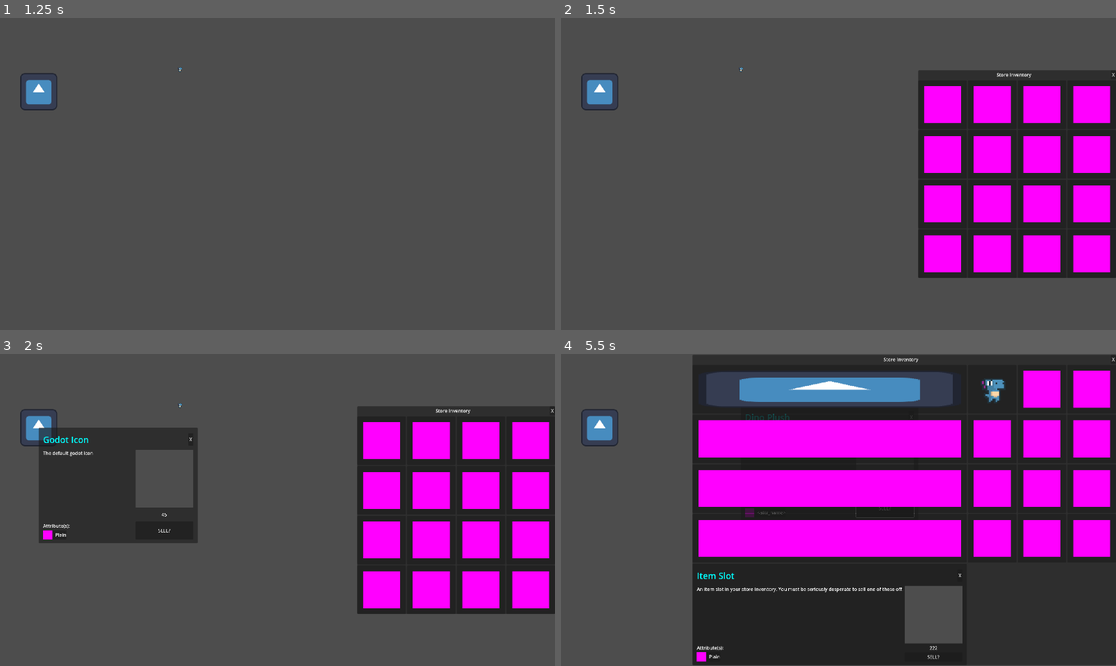
Above: before the commit, frames 1-4 (two rows, left to right).
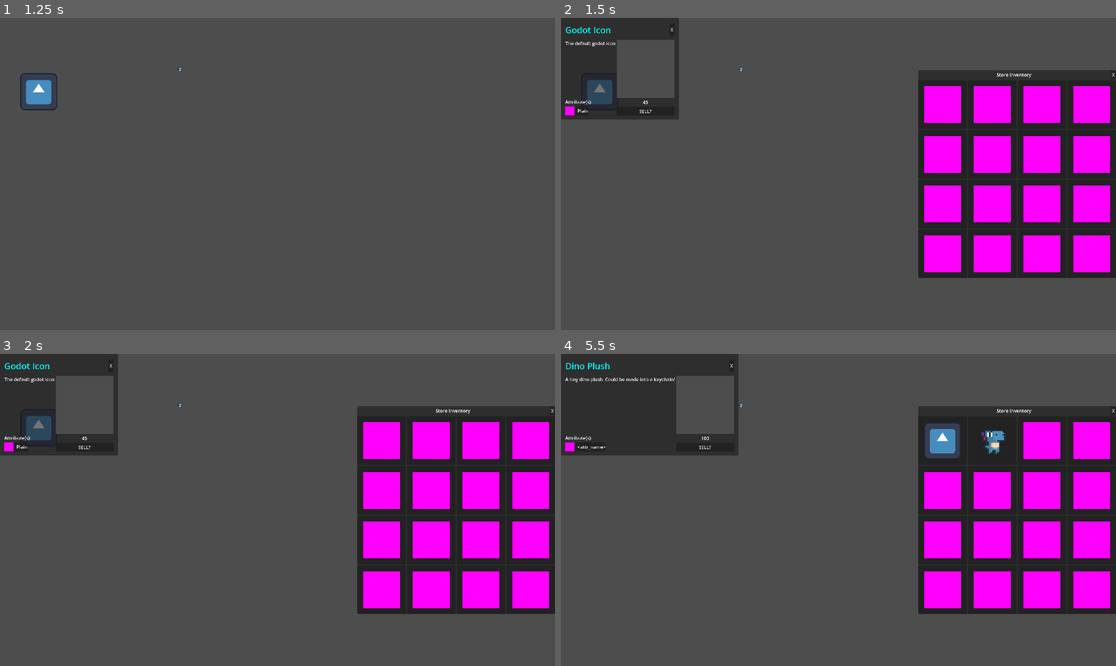
Above: after the commit, the same moments.

Repository: cmdcstudios/SSJ-June-2024
Game: Godot game, scene res://Scenes/main_game.tscn
Same seed, same stepped clock (60 frames per second), same inputs: the game is played once before the commit and once after it. The engine's default icon, where the game draws it, is replaced by a stand-in: a white triangle on a blue panel in a dark square.
Inputs (mouse positions are in pixels of both pictures, inside the frame that each line leads up to):
- Up to frame 1 (1.25 s): click "X" at 0.5 s
- Up to frame 2 (1.5 s): tap Enter at 1.25 s; move the mouse to (599, 92) at 1.27 s; hold Up (ui_up) from 1.28 s (still down); click (599, 92) at 1.42 s
- Up to frame 3 (2 s): keep holding Up (ui_up)
- Up to frame 4 (5.5 s): release Up (ui_up) at 2 s; click "SELL?" at 2 s; tap Space at 2.75, 4.25 s; move the mouse to (738, 403) at 2.77 s; hold Down (ui_down) 2.78-3.53 s; click (738, 403) at 2.92 s; tap Enter at 3.5, 5 s; move the mouse to (894, 441) at 3.52 s; hold Up (ui_up) 3.53-5.03 s; click (894, 441) at 3.67 s; move the mouse to (810, 572) at 4.27 s; click (810, 572) at 4.42 s; move the mouse to (1005, 556) at 5.02 s; hold Down (ui_down) from 5.03 s (still down); click (1005, 556) at 5.17 s

Frame 1 is identical in both runs. In frame 2, 4.8% of the frame differs, in the area x 0-22%, y 0-33%; in frame 3, 12%; in frame 4, 61%, in the area x 0-100%, y 0-100%.

Commit message:
add selling off item slot functionality

Diff:
--- /dev/null
+++ b/Scenes/debug_room.tscn
@@ -0,0 +1,43 @@
+[gd_scene load_steps=7 format=3 uid="uid://dic11a2josur2"]
+
+[ext_resource type="PackedScene" uid="uid://c7hs5wie2t40n" path="res://Scenes/item_pickup.tscn" id="1_bc2ik"]
+[ext_resource type="Resource" uid="uid://cvkb0ni4lmkq" path="res://Data/Items/dino_plush.tres" id="2_p27rx"]
+[ext_resource type="Script" path="res://Scripts/Classes/Player.gd" id="3_vcf3y"]
+[ext_resource type="Script" path="res://Scripts/ui_root.gd" id="4_romrm"]
+[ext_resource type="PackedScene" uid="uid://cdxvq8fhepfty" path="res://Scenes/inventory_dialog.tscn" id="5_dlv27"]
+
+[sub_resource type="CircleShape2D" id="CircleShape2D_w5ke0"]
+
+[node name="MainGame" type="Node3D"]
+
+[node name="ItemPickup" parent="." instance=ExtResource("1_bc2ik")]
+position = Vector2(134, 255)
+
+[node name="ItemPickup2" parent="." instance=ExtResource("1_bc2ik")]
+position = Vector2(622, 178)
+scale = Vector2(2, 2)
+item = ExtResource("2_p27rx")
+
+[node name="Player" type="Node" parent="."]
+unique_name_in_owner = true
+script = ExtResource("3_vcf3y")
+
+[node name="MouseArea" type="Area2D" parent="Player"]
+collision_mask = 3
+
+[node name="CollisionShape2D" type="CollisionShape2D" parent="Player/MouseArea"]
+shape = SubResource("CircleShape2D_w5ke0")
+
+[node name="UIRoot" type="CanvasLayer" parent="."]
+script = ExtResource("4_romrm")
+
+[node name="InventoryDialog" parent="UIRoot" instance=ExtResource("5_dlv27")]
+unique_name_in_owner = true
+anchors_preset = 6
+anchor_left = 1.0
+anchor_top = 0.5
+anchor_bottom = 0.5
+offset_left = -142.0
+offset_top = -17.5
+offset_bottom = 17.5
+grow_horizontal = 0
--- a/Scenes/tooltip.tscn
+++ b/Scenes/tooltip.tscn
@@ -3,25 +3,27 @@
 [ext_resource type="Script" path="res://Scripts/tooltip.gd" id="1_l3apk"]
 [ext_resource type="PackedScene" uid="uid://c0cvuts4mf1jl" path="res://Scenes/item_attribute_slot.tscn" id="1_vcvi2"]
 
-[node name="Tooltip" type="PanelContainer" groups=["Tooltips"]]
-offset_right = 550.0
-offset_bottom = 400.0
+[node name="Tooltip" type="CanvasLayer" groups=["Tooltips"]]
 script = ExtResource("1_l3apk")
 
-[node name="MarginContainer" type="MarginContainer" parent="."]
+[node name="PanelContainer" type="PanelContainer" parent="."]
+offset_right = 40.0
+offset_bottom = 40.0
+
+[node name="MarginContainer" type="MarginContainer" parent="PanelContainer"]
 layout_mode = 2
 theme_override_constants/margin_left = 15
 theme_override_constants/margin_top = 20
 theme_override_constants/margin_right = 15
 theme_override_constants/margin_bottom = 13
 
-[node name="VBoxContainer" type="VBoxContainer" parent="MarginContainer"]
+[node name="VBoxContainer" type="VBoxContainer" parent="PanelContainer/MarginContainer"]
 layout_mode = 2
 
-[node name="HeaderContainer" type="HBoxContainer" parent="MarginContainer/VBoxContainer"]
+[node name="HeaderContainer" type="HBoxContainer" parent="PanelContainer/MarginContainer/VBoxContainer"]
 layout_mode = 2
 
-[node name="ItemNameLabel" type="Label" parent="MarginContainer/VBoxContainer/HeaderContainer"]
+[node name="ItemNameLabel" type="Label" parent="PanelContainer/MarginContainer/VBoxContainer/HeaderContainer"]
 unique_name_in_owner = true
 layout_mode = 2
 size_flags_horizontal = 3
@@ -29,63 +31,63 @@
 theme_override_font_sizes/font_size = 30
 text = "<ItemName>"
 
-[node name="CloseButton" type="Button" parent="MarginContainer/VBoxContainer/HeaderContainer"]
+[node name="CloseButton" type="Button" parent="PanelContainer/MarginContainer/VBoxContainer/HeaderContainer"]
 layout_mode = 2
 text = "X"
 
-[node name="MarginContainer" type="MarginContainer" parent="MarginContainer/VBoxContainer"]
+[node name="MarginContainer" type="MarginContainer" parent="PanelContainer/MarginContainer/VBoxContainer"]
 layout_mode = 2
 size_flags_vertical = 3
 theme_override_constants/margin_top = 10
 
-[node name="HBoxContainer" type="HBoxContainer" parent="MarginContainer/VBoxContainer/MarginContainer"]
+[node name="HBoxContainer" type="HBoxContainer" parent="PanelContainer/MarginContainer/VBoxContainer/MarginContainer"]
 layout_mode = 2
 
-[node name="Descriptions" type="VBoxContainer" parent="MarginContainer/VBoxContainer/MarginContainer/HBoxContainer"]
+[node name="Descriptions" type="VBoxContainer" parent="PanelContainer/MarginContainer/VBoxContainer/MarginContainer/HBoxContainer"]
 layout_mode = 2
 size_flags_horizontal = 3
 
-[node name="ItemDescription" type="Label" parent="MarginContainer/VBoxContainer/MarginContainer/HBoxContainer/Descriptions"]
+[node name="ItemDescription" type="Label" parent="PanelContainer/MarginContainer/VBoxContainer/MarginContainer/HBoxContainer/Descriptions"]
 layout_mode = 2
 size_flags_horizontal = 3
 size_flags_vertical = 3
 text = "<description>"
 
-[node name="Label" type="Label" parent="MarginContainer/VBoxContainer/MarginContainer/HBoxContainer/Descriptions"]
+[node name="Label" type="Label" parent="PanelContainer/MarginContainer/VBoxContainer/MarginContainer/HBoxContainer/Descriptions"]
 layout_mode = 2
 text = "Attribute(s):"
 
-[node name="GridContainer" type="GridContainer" parent="MarginContainer/VBoxContainer/MarginContainer/HBoxContainer/Descriptions"]
+[node name="GridContainer" type="GridContainer" parent="PanelContainer/MarginContainer/VBoxContainer/MarginContainer/HBoxContainer/Descriptions"]
 layout_mode = 2
 theme_override_constants/h_separation = 30
 columns = 2
 
-[node name="ItemAttributeSlot" parent="MarginContainer/VBoxContainer/MarginContainer/HBoxContainer/Descriptions/GridContainer" instance=ExtResource("1_vcvi2")]
+[node name="ItemAttributeSlot" parent="PanelContainer/MarginContainer/VBoxContainer/MarginContainer/HBoxContainer/Descriptions/GridContainer" instance=ExtResource("1_vcvi2")]
 layout_mode = 2
 
-[node name="Visuals" type="VBoxContainer" parent="MarginContainer/VBoxContainer/MarginContainer/HBoxContainer"]
+[node name="Visuals" type="VBoxContainer" parent="PanelContainer/MarginContainer/VBoxContainer/MarginContainer/HBoxContainer"]
 layout_mode = 2
 
-[node name="SubViewportContainer" type="SubViewportContainer" parent="MarginContainer/VBoxContainer/MarginContainer/HBoxContainer/Visuals"]
+[node name="SubViewportContainer" type="SubViewportContainer" parent="PanelContainer/MarginContainer/VBoxContainer/MarginContainer/HBoxContainer/Visuals"]
 layout_mode = 2
 
-[node name="SubViewport" type="SubViewport" parent="MarginContainer/VBoxContainer/MarginContainer/HBoxContainer/Visuals/SubViewportContainer"]
+[node name="SubViewport" type="SubViewport" parent="PanelContainer/MarginContainer/VBoxContainer/MarginContainer/HBoxContainer/Visuals/SubViewportContainer"]
 handle_input_locally = false
 size = Vector2i(200, 200)
 render_target_update_mode = 4
 
-[node name="Label" type="Label" parent="MarginContainer/VBoxContainer/MarginContainer/HBoxContainer/Visuals"]
+[node name="Label" type="Label" parent="PanelContainer/MarginContainer/VBoxContainer/MarginContainer/HBoxContainer/Visuals"]
 layout_mode = 2
 size_flags_vertical = 6
 text = "<price>"
 horizontal_alignment = 1
 
-[node name="Button" type="Button" parent="MarginContainer/VBoxContainer/MarginContainer/HBoxContainer/Visuals"]
+[node name="SellButton" type="Button" parent="PanelContainer/MarginContainer/VBoxContainer/MarginContainer/HBoxContainer/Visuals"]
 layout_mode = 2
 size_flags_vertical = 3
 size_flags_stretch_ratio = 1.5
 text = "SELL?"
 
 [connection signal="item_sold" from="." to="." method="_on_item_sold"]
-[connection signal="pressed" from="MarginContainer/VBoxContainer/HeaderContainer/CloseButton" to="." method="_on_close_button_pressed"]
-[connection signal="pressed" from="MarginContainer/VBoxContainer/MarginContainer/HBoxContainer/Visuals/Button" to="." method="_on_button_pressed"]
+[connection signal="pressed" from="PanelContainer/MarginContainer/VBoxContainer/HeaderContainer/CloseButton" to="." method="_on_close_button_pressed"]
+[connection signal="pressed" from="PanelContainer/MarginContainer/VBoxContainer/MarginContainer/HBoxContainer/Visuals/SellButton" to="." method="_on_sell_button_pressed"]
--- a/Scripts/Classes/Inventory.gd
+++ b/Scripts/Classes/Inventory.gd
@@ -1,7 +1,7 @@
 class_name Inventory
 
 var _contents: Array[Item] = []
-var _inv_slots: int = 16
+static var _inv_slots: int = 16
 ## Adds an item to the inventory.
 func add_item(item: Item):
 	# add a valid item to the array
@@ -21,12 +21,15 @@
 func get_inventory_contents() -> Array[Item]:
 	return _contents
 
-func get_slot_number() -> int:
+func get_slot_number_amount() -> int:
 	return _inv_slots
 
 func set_slot_number(num_of_slots: int) -> void:
 	_inv_slots = num_of_slots
 
+func remove_slot() -> void:
+	if (get_slot_number_amount() > 0):
+		set_slot_number(get_slot_number_amount() - 1)
 # todo: must haves
 # - slots (need to have at least 16)
 
--- a/Scripts/Classes/InventoryDialog.gd
+++ b/Scripts/Classes/InventoryDialog.gd
@@ -11,11 +11,12 @@
 	clear_inv_dialog()
 
 	# if you can avoid it refactor so you don't use else statements
-	for slots in inventory.get_slot_number():
+	for slots in inventory.get_slot_number_amount():
 		var slot = item_slot.instantiate()
 		grid_container.add_child(slot)
 		if slots < inventory.get_inventory_contents().size():
 			slot.display_item(inventory.get_inventory_contents()[slots])
+		slot.slot_sold.connect(_on_slot_sold.bind(inventory))
 
 func _on_close_button_pressed() -> void:
 	hide()
@@ -23,3 +24,9 @@
 func clear_inv_dialog() -> void:
 	for child in grid_container.get_children():
 		child.queue_free()
+
+func _on_slot_sold(inventory:Inventory) -> void:
+	print("slot removed")
+	inventory.remove_slot()
+	print(inventory.get_slot_number_amount())
+	pass
--- a/Scripts/Classes/TooltipInfo.gd
+++ b/Scripts/Classes/TooltipInfo.gd
@@ -2,3 +2,6 @@
 extends Node
 
 static var tooltips: Array[Tooltip] = []
+
+static func test_func () -> void:
+	print("print static func")
--- a/Scripts/item_slot.gd
+++ b/Scripts/item_slot.gd
@@ -3,24 +3,29 @@
 @export var item_tooltip: PackedScene
 @export var item: Item
 @onready var texture_rect: TextureRect = %TextureRect
-var _is_tooltip_open: bool = false
-var stored_item: Item = null
+
+var _tooltip: Tooltip = null
+var _stored_item: Item = null
+
+signal slot_sold
 
 func display_item(item:Item):
-	stored_item = item
+	_stored_item = item
 	texture_rect.texture = item.inventory_icon
 
-func toggle_tooltip() -> void:
-	_is_tooltip_open = !_is_tooltip_open
+func _on_texture_rect_mouse_entered() -> void:
+	if _tooltip == null && TooltipInfo.tooltips.size() == 0:
+		_tooltip = item_tooltip.instantiate() as Tooltip
+		TooltipInfo.tooltips.append(_tooltip)
+		if _stored_item != null:
+			_tooltip.load_item_info(_stored_item)
+		_tooltip.load_item_info(item)
+		_stored_item = item
+		await get_tree().create_timer(0.35).timeout
+		self.get_parent().add_child(_tooltip)
+		_tooltip.item_sold.connect(_on_item_sold)
 
-#
-func _on_texture_rect_mouse_entered() -> void:
-	print(stored_item)
-	if !_is_tooltip_open:
-		var tooltip = item_tooltip.instantiate() as Tooltip
-		if stored_item != null:
-			tooltip.load_item_info(stored_item)
-		tooltip.load_item_info(item)
-		await get_tree().create_timer(0.35).timeout
-		self.get_parent().add_child(tooltip)
-		toggle_tooltip()
+func _on_item_sold() -> void:
+	slot_sold.emit()
+	print("GODDAMN I SoLD IT")
+	queue_free()
--- a/Scripts/pickup.gd
+++ b/Scripts/pickup.gd
@@ -25,13 +25,27 @@
 
 func _on_area_2d_input_event(viewport: Node, event: InputEvent, shape_idx: int) -> void:
 	if (event.is_action_pressed("inventory_button_click")):
+		if (TooltipInfo.tooltips.size() >= 1):
+			TooltipInfo.tooltips[0].queue_free()
+			TooltipInfo.tooltips.pop_front()
+			_tooltip = item_tooltip.instantiate() as Tooltip
+			TooltipInfo.tooltips.append(_tooltip)
+			_tooltip.load_item_info(item)
+			self.add_child(_tooltip)
+			_tooltip.tooltip_changed.connect(_on_tooltip_changed)
+			print(TooltipInfo.tooltips)
+
 		var player = area_2d.get_overlapping_areas()[0].get_parent() as Player
 		if player.has_method("on_item_pickup"):
 			player.on_item_pickup(item)
 
 func _on_item_sold() -> void:
 	print("GODDAMN I SoLD IT")
+	queue_free()
 	pass
 
 func _on_tooltip_closed() -> void:
 	print("tooltip closed")
+
+func _on_tooltip_changed() -> void:
+	pass
--- a/Scripts/tooltip.gd
+++ b/Scripts/tooltip.gd
@@ -1,20 +1,21 @@
 class_name Tooltip
-extends PanelContainer
+extends CanvasLayer
 
 static var tooltips: Array[Tooltip] = []
 
 signal item_sold
 signal tooltip_closed
+signal tooltip_changed
 
 # Tooltip Elements
 var item_name_label: Label = null
 var price: Label = null
 
 func load_item_info(item:Item):
-	item_name_label = get_node("MarginContainer/VBoxContainer/HeaderContainer/ItemNameLabel") as Label
-	var description_label = get_node("MarginContainer/VBoxContainer/MarginContainer/HBoxContainer/Descriptions/ItemDescription") as Label
-	var grid_container = get_node("MarginContainer/VBoxContainer/MarginContainer/HBoxContainer/Descriptions/GridContainer") as GridContainer
-	price = get_node("MarginContainer/VBoxContainer/MarginContainer/HBoxContainer/Visuals/Label")
+	item_name_label = get_node("PanelContainer/MarginContainer/VBoxContainer/HeaderContainer/ItemNameLabel") as Label
+	var description_label = get_node("PanelContainer/MarginContainer/VBoxContainer/MarginContainer/HBoxContainer/Descriptions/ItemDescription") as Label
+	var grid_container = get_node("PanelContainer/MarginContainer/VBoxContainer/MarginContainer/HBoxContainer/Descriptions/GridContainer") as GridContainer
+	price = get_node("PanelContainer/MarginContainer/VBoxContainer/MarginContainer/HBoxContainer/Visuals/Label")
 	item_name_label.text = item.name
 	description_label.text = item.description
 	price.text = str(item.sell_price)
@@ -34,6 +35,6 @@
 	print(int(price.text))
 	pass # Replace with function body.
 
-func _on_button_pressed() -> void:
+func _on_sell_button_pressed() -> void:
 	item_sold.emit()
 	queue_free()
